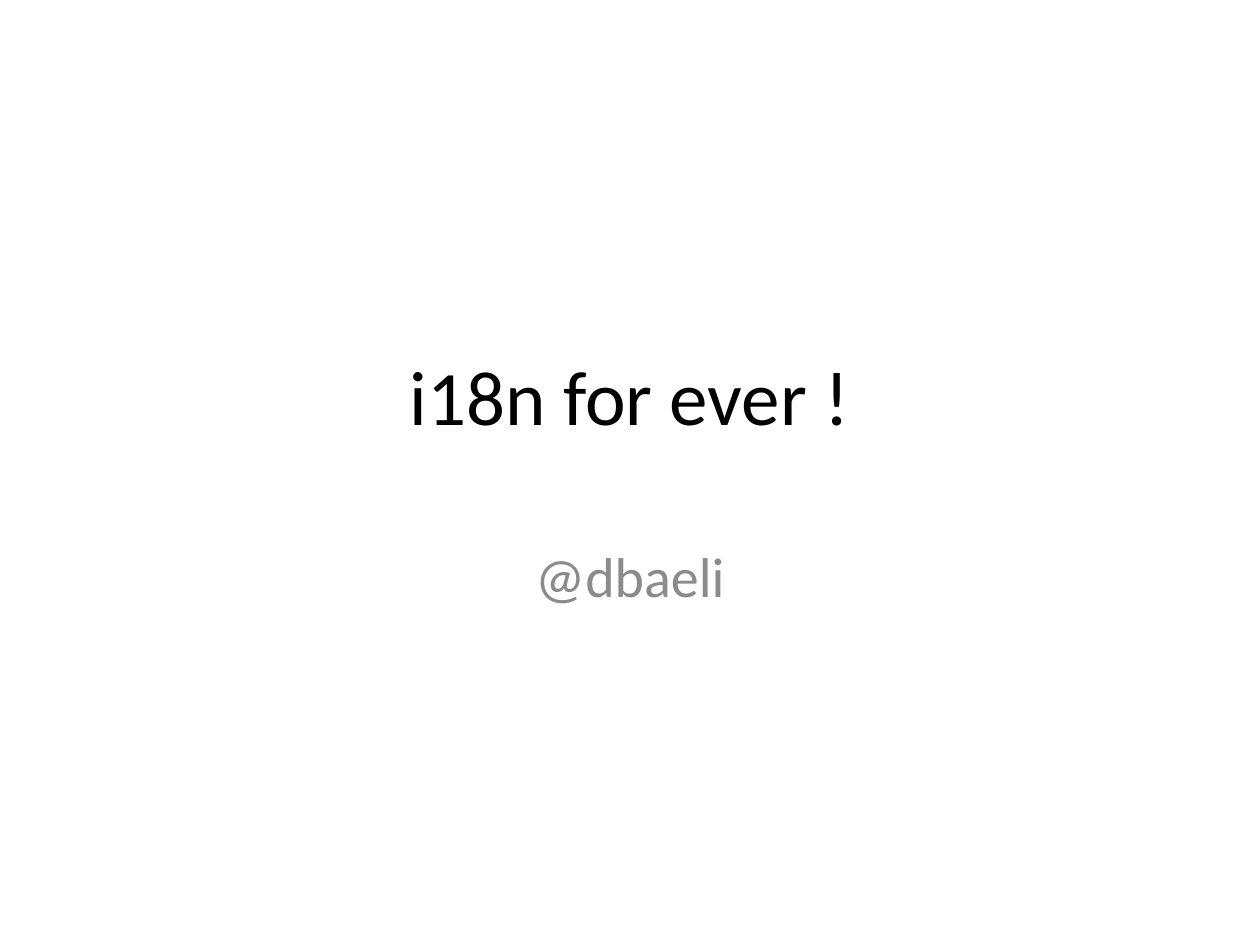
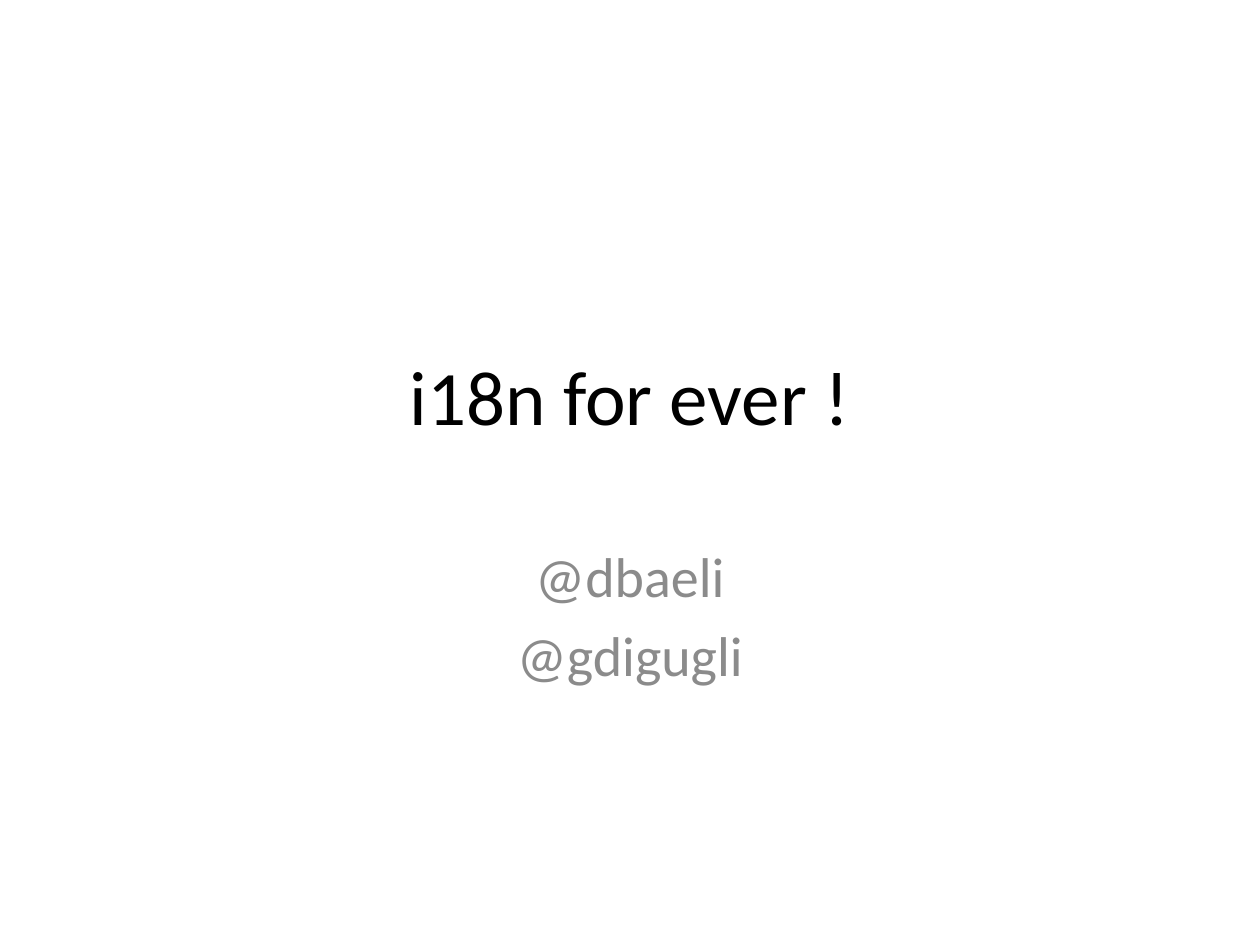
Before and after one commit to dbaeli/ez18n, a slide deck: slide 1 of ez18n-slides/ez18n_crowdsourcing.pptx. Drawn at 1260x945 pixels with LibreOffice and Linux fonts; fonts in the diff are those of the drawing; background and template pictures are left out. Boxes give left, top, right and bottom in pixels: in the first picture for what was removed or moved away, otherwise in the second. Text is boxed around its words. In the diff, an @@ line names an element or a change of style, - is before the commit and + after.

```diff
--- a/ez18n-slides/ez18n_crowdsourcing.pptx
+++ b/ez18n-slides/ez18n_crowdsourcing.pptx
@@ subtitle at <box>517,637,743,686</box>: paragraph added @@
+@gdigugli
```
Also in this commit, not shown: 1 slide added, 3 other files.
